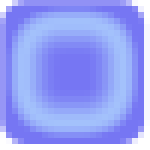
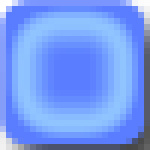
Layered file, before and after one edit (150×150). Changes by layer:
painted on "Shape 3" over [0, 0, 150, 150]
